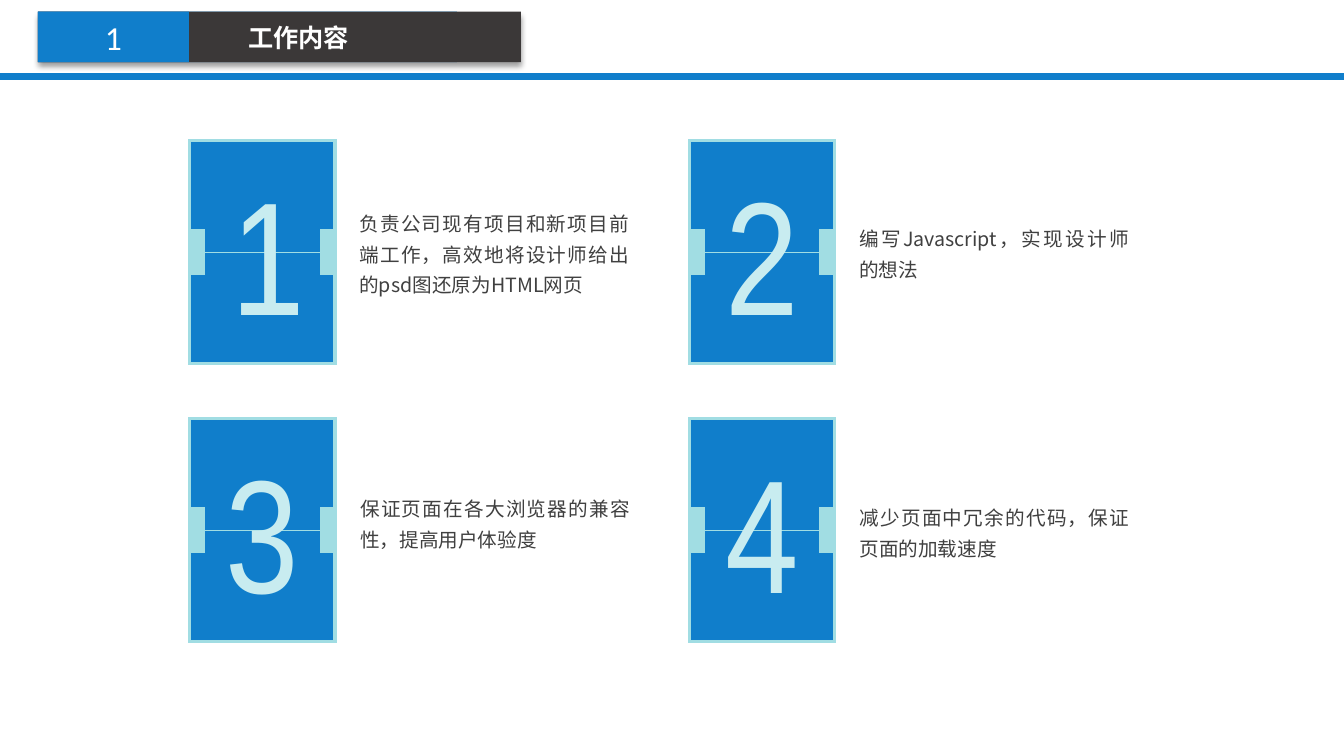
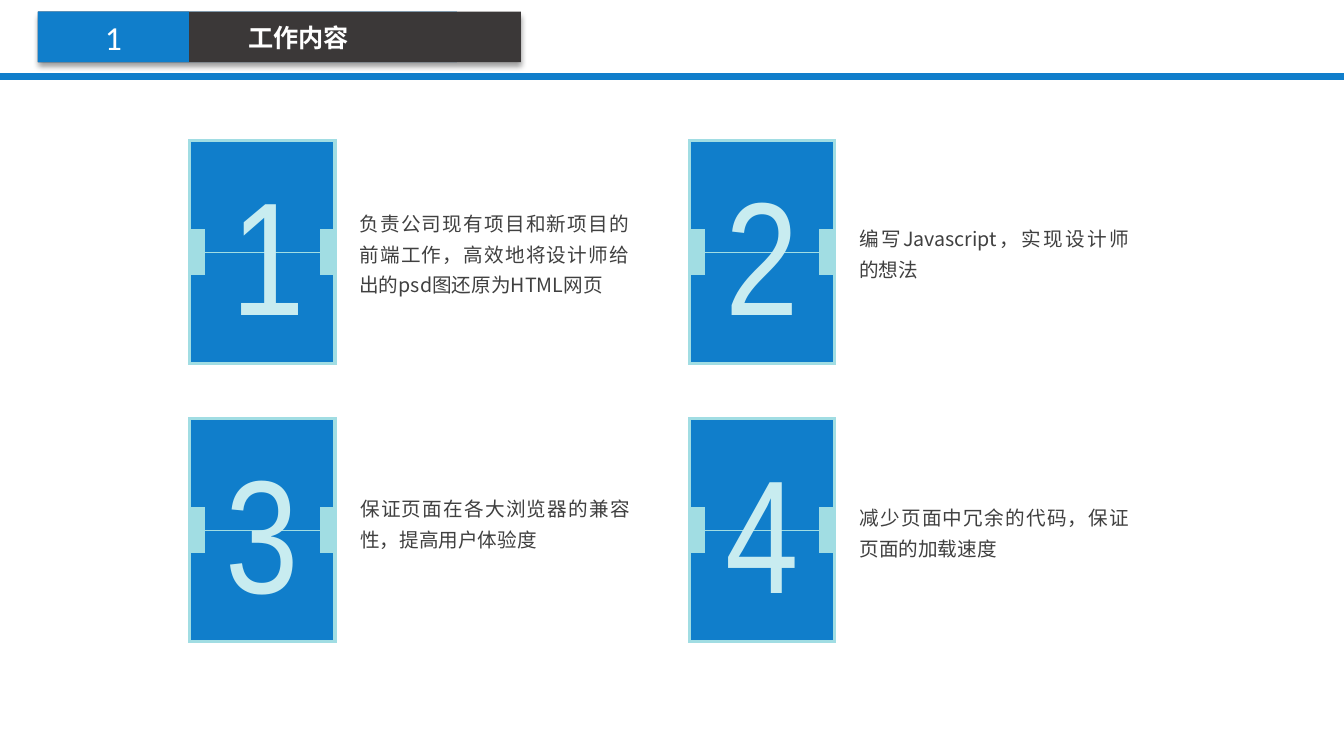
Before and after one commit to liuzeaa/ppt, a slide deck: slide 3 of 2016工作总结及2017年工作计划_刘泽.pptx. Drawn at 1344x756 pixels with LibreOffice and Linux fonts; fonts in the diff are those of the drawing; background and template pictures are left out. Boxes give left, top, right and bottom in pixels: in the first picture for what was removed or moved away, otherwise in the second. Text is boxed around its words. In the diff, an @@ line names an element or a change of style, - is before the commit and + after.

```diff
--- a/2016工作总结及2017年工作计划_刘泽.pptx
+++ b/2016工作总结及2017年工作计划_刘泽.pptx
@@ text at [359, 214, 629, 297]: text changed @@
-负责公司现有项目和新项目前端工作，高效地将设计师给出的psd图还原为HTML网页
+负责公司现有项目和新项目的前端工作，高效地将设计师给出的psd图还原为HTML网页
```
Also in this commit, not shown: 2 other slides changed.
